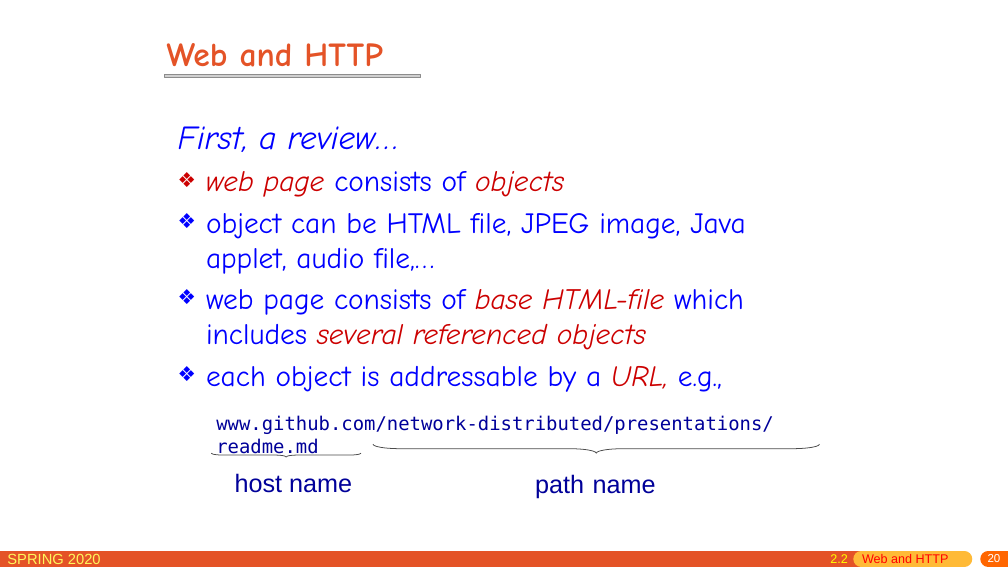
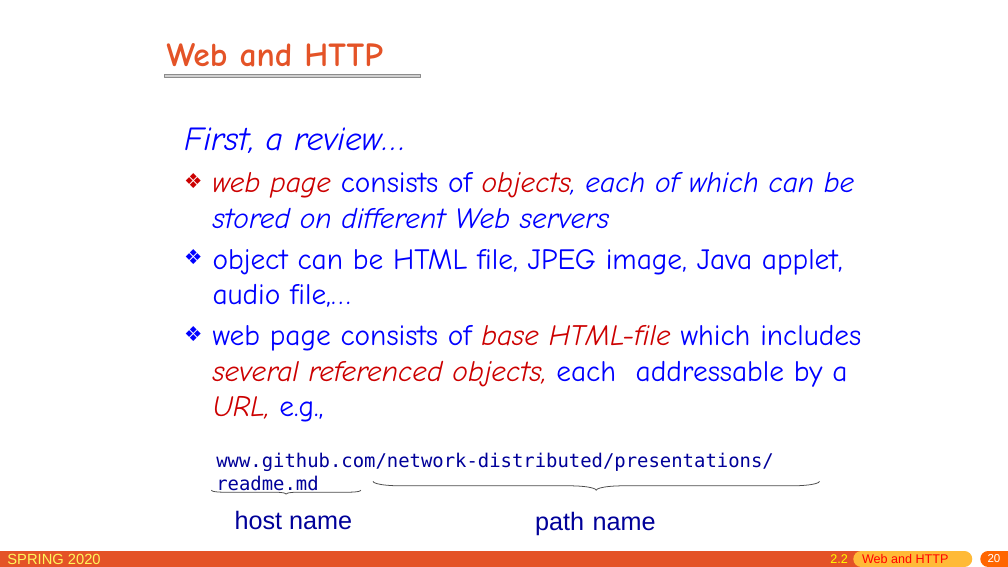
Before and after one commit to network-distributed/presentations, a slide deck: slide 20 of chapter2.pptx. Drawn at 1008x567 pixels with LibreOffice and Linux fonts; fonts in the diff are those of the drawing; grey boxes stand for pictures. Boxes give left, top, right and bottom in pixels: in the first picture for what was removed or moved away, otherwise in the second. Text is boxed around its words. In the diff, an @@ line names an element or a change of style, - is before the commit and + after.

```diff
--- a/chapter2.pptx
+++ b/chapter2.pptx
@@ text at bbox=[213, 172, 855, 228]: text changed; text colour #CC0000 to #0000FF @@
-❖ web page consists of objects
+❖ web page consists of objects, each of which can be stored on different Web servers
@@ text at bbox=[213, 325, 861, 422]: text changed @@
-❖ web page consists of base HTML-file which includes several referenced objects
-❖ each object is addressable by a URL, e.g.,
+❖ web page consists of base HTML-file which includes several referenced objects, each addressable by a URL, e.g.,
@@ 3 texts, 2 left braces: place and size @@
-3 texts, 2 left braces at bbox=[211, 415, 820, 499]
+3 texts, 2 left braces at bbox=[211, 452, 820, 536]
```
Also in this commit, not shown: 35 other slides changed, 6 slides added, 1 other file.
